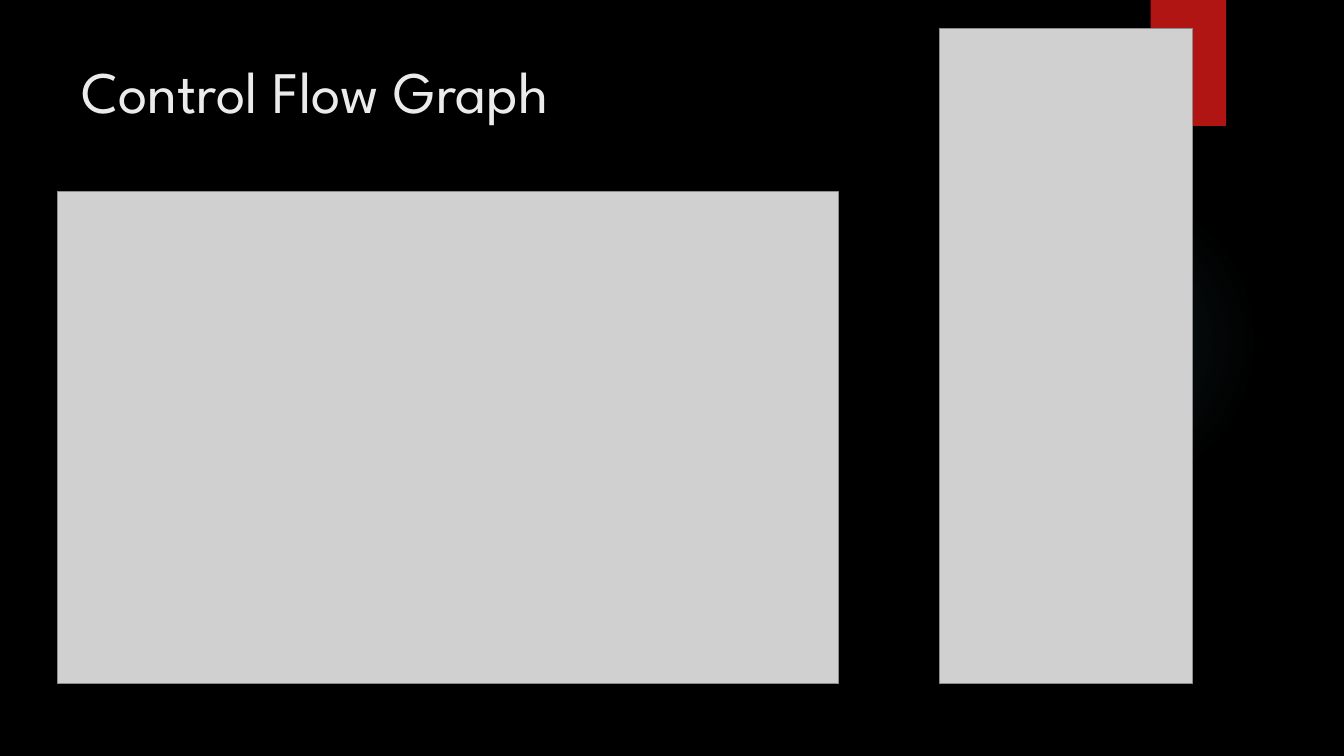
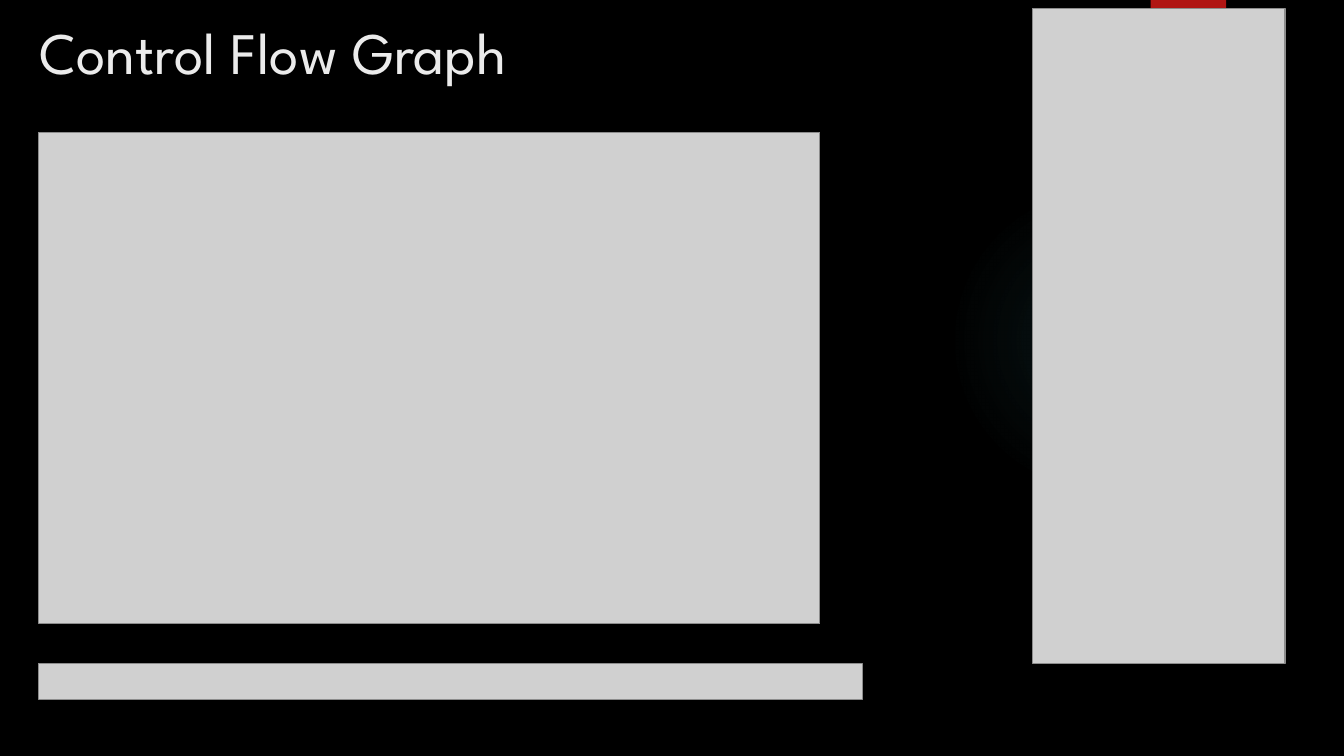
Before and after one commit to LiciuStefan/TSS, a slide deck: slide 3 of Testare_Unitara_Java.pptx. Drawn at 1344x756 pixels with LibreOffice and Linux fonts; fonts in the diff are those of the drawing; grey boxes stand for pictures; background and template pictures are left out. Boxes give left, top, right and bottom in pixels: in the first picture for what was removed or moved away, otherwise in the second. Text is boxed around its words. In the diff, an @@ line names an element or a change of style, - is before the commit and + after.

```diff
--- a/Testare_Unitara_Java.pptx
+++ b/Testare_Unitara_Java.pptx
@@ title "Control Flow Graph": place and size @@
-title "Control Flow Graph" at (81, 72, 548, 126)
+title "Control Flow Graph" at (39, 33, 506, 87)
@@ picture: place and size @@
-picture at (940, 28, 1192, 684)
+picture at (1033, 9, 1286, 664)
@@ picture: place and size @@
-picture at (57, 192, 839, 684)
+picture at (39, 132, 821, 624)
@@ picture added at (39, 663, 863, 699) @@
```
Also in this commit, not shown: 4 other slides changed, 2 slides added, 1 slide removed, 2 other files.
